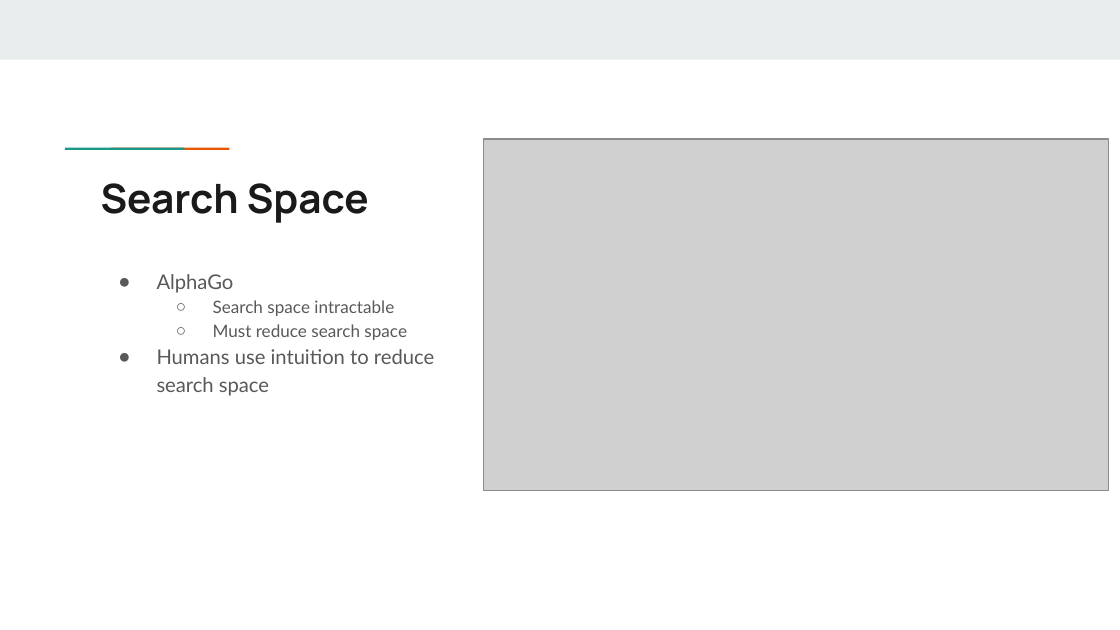
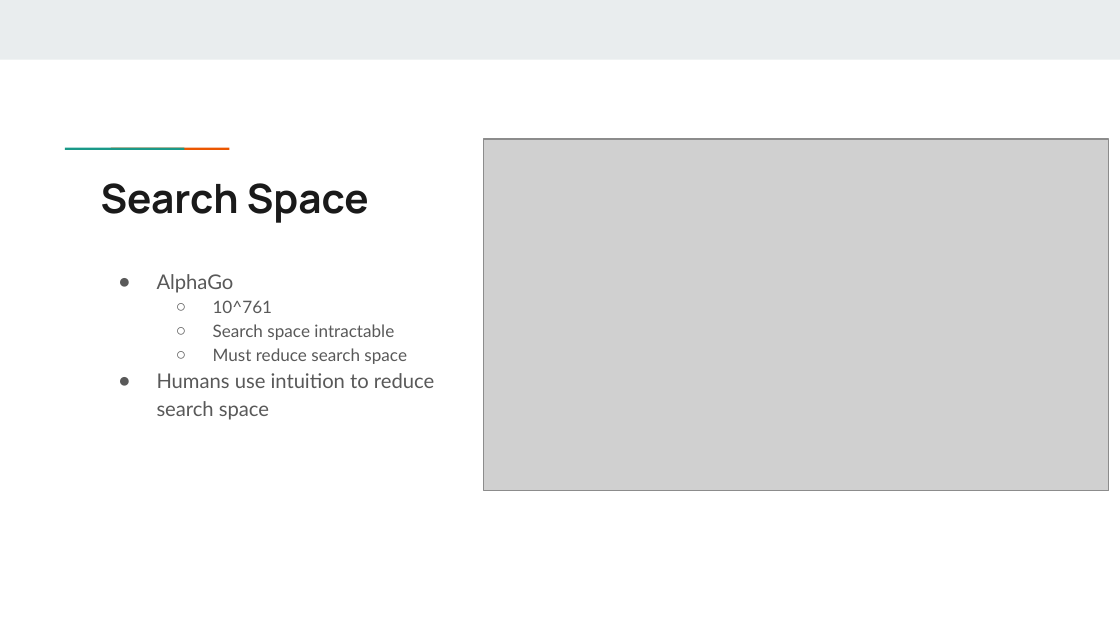
Before and after one commit to quentintruong/UCLA-CS35L-F17, a slide deck: slide 7 of A10/Applications of Context for Artificial Intelligence.pptx (slide 5 before the commit). Drawn at 1120x630 pixels with LibreOffice and Linux fonts; fonts in the diff are those of the drawing; grey boxes stand for pictures. Boxes give left, top, right and bottom in pixels: in the first picture for what was removed or moved away, otherwise in the second. Text is boxed around its words. In the diff, an @@ line names an element or a change of style, - is before the commit and + after.

```diff
--- a/A10/Applications of Context for Artificial Intelligence.pptx
+++ b/A10/Applications of Context for Artificial Intelligence.pptx
@@ text at (213,300,273,313): paragraph added @@
+  ○ 10^761
```
Also in this commit, not shown: 5 other slides changed, 2 slides added, 3 other files.
